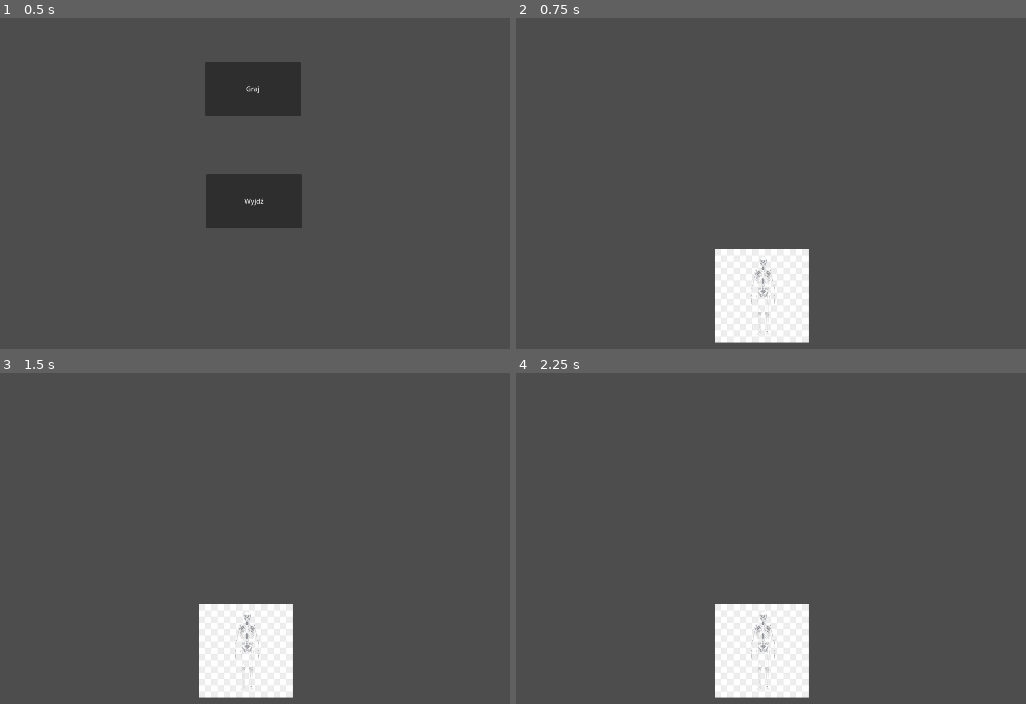
Above: before the commit, frames 1-4 (two rows, left to right).
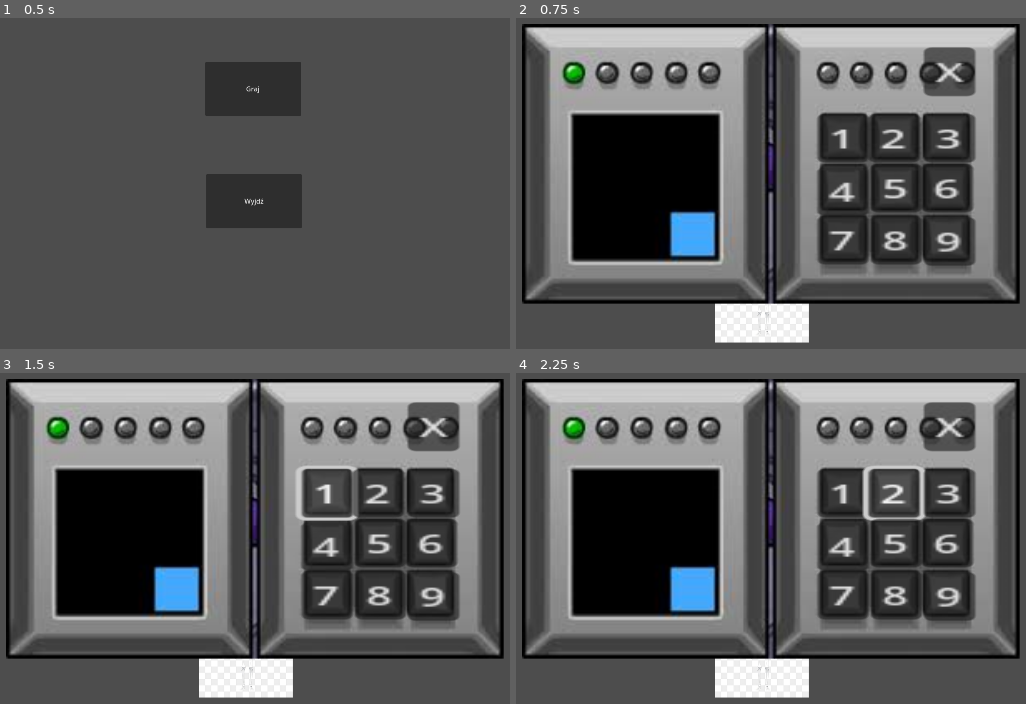
Above: after the commit, the same moments.

Repository: SonSku/CriticalFailureOr1Place
Game: Godot game, scene res://Scenes/intro.tscn
Same seed, same stepped clock (60 frames per second), same inputs: the game is played once before the commit and once after it.
Inputs (mouse positions are in pixels of both pictures, inside the frame that each line leads up to):
- Up to frame 1 (0.5 s): no input
- Up to frame 2 (0.75 s): click "Graj" at 0.5 s
- Up to frame 3 (1.5 s): click (326, 492) at 1.25 s, where only the run after the commit has a clickable "1"
- Up to frame 4 (2.25 s): click (893, 492) at 2 s, where only the run after the commit has a clickable "2"

Frame 1 is identical in both runs. In frame 2, 59% of the frame differs, in the area x 1-99%, y 1-87%; in frame 3, 59%; in frame 4, 59%.

Commit message:
added minigames folder, and first minigame

Diff:
--- /dev/null
+++ b/placeholder/Scenes/Minigames/dyson_spehere.tscn
@@ -0,0 +1,3 @@
+[gd_scene format=3 uid="uid://jpjw5kvaptii"]
+
+[node name="DysonSpehere" type="Node2D"]
--- a/placeholder/Scenes/game.tscn
+++ b/placeholder/Scenes/game.tscn
@@ -1,6 +1,7 @@
-[gd_scene load_steps=3 format=3 uid="uid://dxafxfgh73apa"]
+[gd_scene load_steps=4 format=3 uid="uid://dxafxfgh73apa"]
 
 [ext_resource type="PackedScene" uid="uid://ck6wme2v28727" path="res://Scenes/skeleton.tscn" id="1_q6oym"]
+[ext_resource type="PackedScene" uid="uid://bkby5c6cvoubs" path="res://Scenes/open_door_dyson_puzzle.tscn" id="2_0dx41"]
 
 [sub_resource type="WorldBoundaryShape2D" id="WorldBoundaryShape2D_ldjo2"]
 distance = -246.0
@@ -18,3 +19,5 @@
 
 [node name="CollisionShape2D" type="CollisionShape2D" parent="StaticBody2D"]
 shape = SubResource("WorldBoundaryShape2D_ldjo2")
+
+[node name="open_door_dyson_puzzle" parent="." instance=ExtResource("2_0dx41")]
--- /dev/null
+++ b/placeholder/Scenes/open_door_dyson_puzzle.tscn
@@ -0,0 +1,113 @@
+[gd_scene load_steps=3 format=3 uid="uid://bkby5c6cvoubs"]
+
+[ext_resource type="Texture2D" uid="uid://0tf5hgru5rbl" path="res://Assets/password.jpg" id="1_momlf"]
+[ext_resource type="Script" path="res://Scripts/password_script.gd" id="1_p5pqn"]
+
+[node name="open_door_dyson_puzzle" type="Node2D"]
+script = ExtResource("1_p5pqn")
+
+[node name="Password" type="Sprite2D" parent="."]
+position = Vector2(992, 592)
+scale = Vector2(4, 4)
+texture = ExtResource("1_momlf")
+
+[node name="Button" type="Button" parent="."]
+offset_left = 1104.0
+offset_top = 472.0
+offset_right = 1112.0
+offset_bottom = 480.0
+scale = Vector2(6.84617, 3.78158)
+theme_override_font_sizes/font_size = 0
+text = "1"
+
+[node name="Button2" type="Button" parent="."]
+offset_left = 1227.0
+offset_top = 472.0
+offset_right = 1245.0
+offset_bottom = 503.0
+scale = Vector2(6.84617, 3.78158)
+theme_override_font_sizes/font_size = 0
+text = "2"
+
+[node name="Button3" type="Button" parent="."]
+offset_left = 1360.0
+offset_top = 472.0
+offset_right = 1378.0
+offset_bottom = 503.0
+scale = Vector2(6.84617, 3.78158)
+theme_override_font_sizes/font_size = 0
+text = "3"
+
+[node name="Button4" type="Button" parent="."]
+offset_left = 1104.0
+offset_top = 600.0
+offset_right = 1122.0
+offset_bottom = 631.0
+scale = Vector2(6.84617, 3.78158)
+theme_override_font_sizes/font_size = 0
+text = "4"
+
+[node name="Button5" type="Button" parent="."]
+offset_left = 1232.0
+offset_top = 592.0
+offset_right = 1250.0
+offset_bottom = 623.0
+scale = Vector2(6.84617, 3.78158)
+theme_override_font_sizes/font_size = 0
+text = "5"
+
+[node name="Button6" type="Button" parent="."]
+offset_left = 1355.0
+offset_top = 592.0
+offset_right = 1373.0
+offset_bottom = 623.0
+scale = Vector2(6.84617, 3.78158)
+theme_override_font_sizes/font_size = 0
+text = "6"
+
+[node name="Button7" type="Button" parent="."]
+offset_left = 1104.0
+offset_top = 717.0
+offset_right = 1122.0
+offset_bottom = 748.0
+scale = Vector2(6.84617, 3.78158)
+theme_override_font_sizes/font_size = 0
+text = "7"
+
+[node name="Button8" type="Button" parent="."]
+offset_left = 1232.0
+offset_top = 717.0
+offset_right = 1250.0
+offset_bottom = 748.0
+scale = Vector2(6.84617, 3.78158)
+theme_override_font_sizes/font_size = 0
+text = "8"
+
+[node name="Button9" type="Button" parent="."]
+offset_left = 1360.0
+offset_top = 720.0
+offset_right = 1378.0
+offset_bottom = 751.0
+scale = Vector2(6.84617, 3.78158)
+theme_override_font_sizes/font_size = 0
+text = "9"
+
+[node name="Button10" type="Button" parent="."]
+offset_left = 1360.0
+offset_top = 312.0
+offset_right = 1378.0
+offset_bottom = 343.0
+scale = Vector2(6.84617, 3.78158)
+theme_override_font_sizes/font_size = 0
+text = "X"
+
+[connection signal="pressed" from="Button" to="." method="_on_button_pressed"]
+[connection signal="pressed" from="Button2" to="." method="_on_button_2_pressed"]
+[connection signal="pressed" from="Button3" to="." method="_on_button_3_pressed"]
+[connection signal="pressed" from="Button4" to="." method="_on_button_4_pressed"]
+[connection signal="pressed" from="Button5" to="." method="_on_button_5_pressed"]
+[connection signal="pressed" from="Button6" to="." method="_on_button_6_pressed"]
+[connection signal="pressed" from="Button7" to="." method="_on_button_7_pressed"]
+[connection signal="pressed" from="Button8" to="." method="_on_button_8_pressed"]
+[connection signal="pressed" from="Button9" to="." method="_on_button_9_pressed"]
+[connection signal="pressed" from="Button10" to="." method="_on_button_9_pressed"]
--- /dev/null
+++ b/placeholder/Scripts/password_script.gd
@@ -0,0 +1,52 @@
+extends Node2D
+
+var enteredPin = []
+@onready var button: Button = $Button
+@onready var button_2: Button = $Button2
+@onready var button_3: Button = $Button3
+@onready var button_4: Button = $Button4
+@onready var button_5: Button = $Button5
+@onready var button_6: Button = $Button6
+@onready var button_7: Button = $Button7
+@onready var button_8: Button = $Button8
+@onready var button_9: Button = $Button9
+
+func _on_button_pressed() -> void:
+	eneteredCharacter(button)
+
+func _on_button_2_pressed() -> void:
+	eneteredCharacter(button_2)
+
+func eneteredCharacter(przycisk: Button) -> void:
+	if enteredPin.size()>3: return
+	else:
+		enteredPin.append(int(przycisk.text))
+	print(enteredPin)
+
+
+func _on_button_3_pressed() -> void:
+	eneteredCharacter(button_3)
+
+
+func _on_button_4_pressed() -> void:
+	eneteredCharacter(button_4)
+
+
+func _on_button_5_pressed() -> void:
+	eneteredCharacter(button_5)
+
+
+func _on_button_6_pressed() -> void:
+	eneteredCharacter(button_6)
+
+
+func _on_button_7_pressed() -> void:
+	eneteredCharacter(button_7)
+
+
+func _on_button_8_pressed() -> void:
+	eneteredCharacter(button_8)
+
+
+func _on_button_9_pressed() -> void:
+	eneteredCharacter(button_9)
--- a/placeholder/project.godot
+++ b/placeholder/project.godot
@@ -15,10 +15,6 @@
 config/features=PackedStringArray("4.3", "GL Compatibility")
 config/icon="res://icon.svg"
 
-[autoload]
-
-ItemEquipment="*res://Scripts/Equipment.gd"
-
 [display]
 
 window/size/viewport_width=1920
Binary file added: placeholder/Assets/password.jpg
